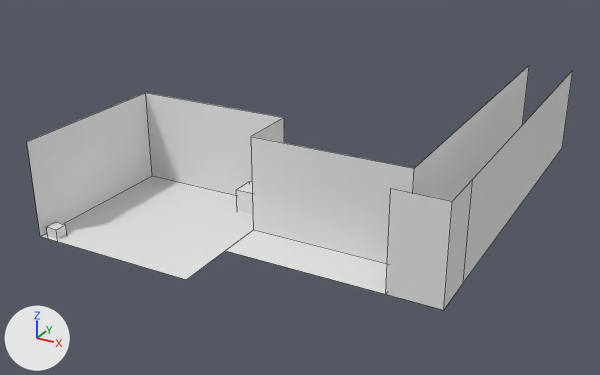
Before and after pictures for a commit that changed the Blender file WIP/wip.blend.
Camera for both pictures: a 50 mm lens placed at (123.9, -106.3, 78.7), pointed at (39.3, 47.4, 1.9). Lighting does not change. The marker at lower left points along +X, +Y and +Z. Mesh edges are drawn as thin lines.
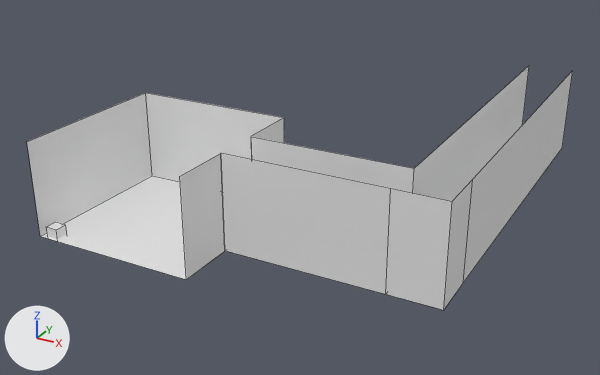
Changed parts and their boxes (x1, y1, x2, y2) in the pictures (600 x 375 px):
'Plane.001', reshaped: before (226, 66, 573, 310); after (221, 66, 573, 310)
part 1 of me_plane_001, added: after (180, 153, 225, 280)
part 2 of me_plane_002, added: after (221, 153, 391, 294)

The change, as a diff of the scene's bpy script:
```diff
--- a/WIP/wip.blend.py
+++ b/WIP/wip.blend.py
@@ me_plane_001 @@
 me_plane_001.from_pydata(...)  # 9 vertices, 4 faces; spans x -1.0..1.0, y -1.0..1.0, z 0.0..1.13
 # used by ob_plane; location = (21.3, 21.0, 0.4); scale = (18.5, 18.5, 18.5)
 # verts and faces of me_plane_001; kept vertices keep their numbers, new ones are numbered from 9
 # before: 1 (1.0, -1.0, 0.0) at pixel (186, 279)
+# me_plane_001 part 1
+verts[9] = (1.0, -1.0, 1.13)  # pixel (179, 176)
+verts[10] = (1.0, -0.3, 0.0)  # pixel (224, 251)
+verts[11] = (1.0, -0.3, 1.13)  # pixel (220, 153)
+faces += [(1, 9, 11, 10)]
@@ me_plane_002 @@
 me_plane_002.from_pydata(...)  # 16 vertices, 8 faces; spans x -0.9..1.6, y -15.9..1.0, z 0.0..1.1
 # used by ob_plane_001; location = (56.1, 21.0, 0.4); scale = (18.5, -5.36, 18.5)
 # verts and faces of me_plane_002; kept vertices keep their numbers, new ones are numbered from 16
 # before: 2 (-0.9, 1.0, 0.0) at pixel (225, 250), 3 (1.0, 1.0, 0.0) at pixel (385, 294)
+# me_plane_002 part 2
+verts[16] = (-0.9, 1.0, 1.1)  # pixel (221, 152)
+verts[17] = (1.0, 1.0, 1.1)  # pixel (390, 188)
+faces += [(2, 3, 17, 16)]
@@ ob_plane @@
 ob_plane.scale = (18.5, 18.5, 18.5)
+ob_plane.visible_shadow = False
```
